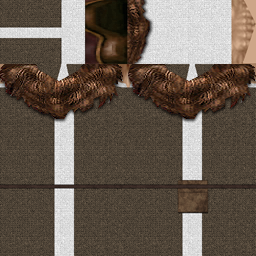
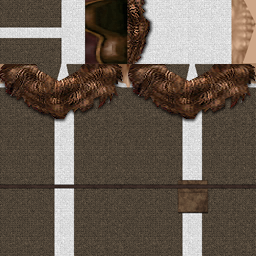
Revision of a layered 256 x 256 image; what changed, layer by layer:
painted on "fur copy" over [127,0,150,64]
